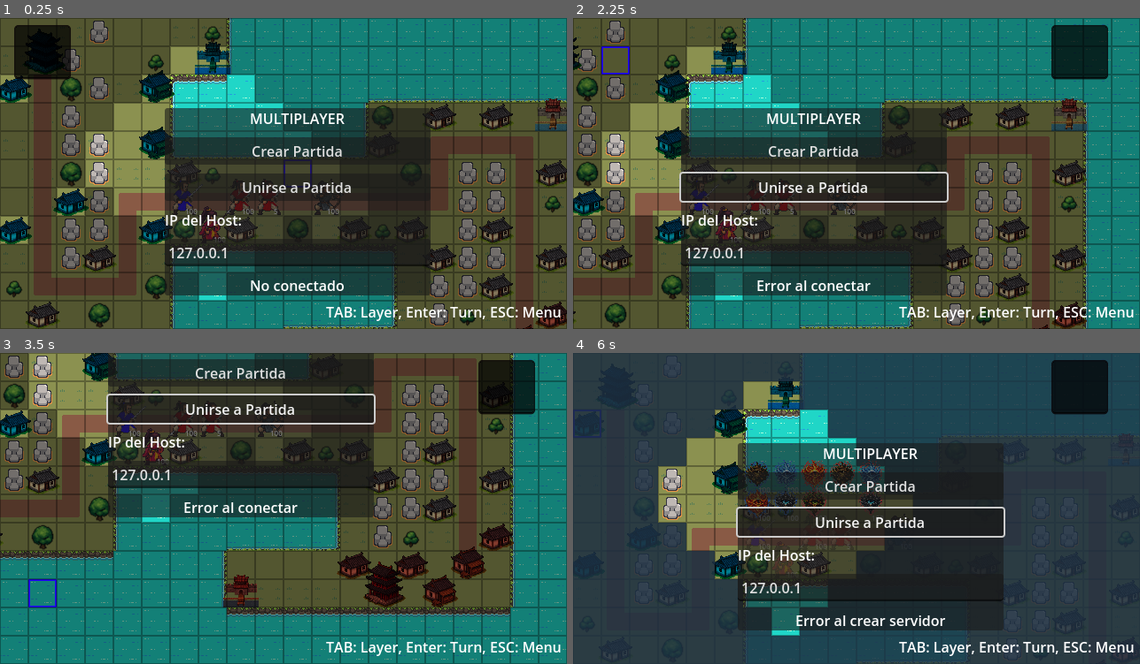
Above: before the commit, frames 1-4 (two rows, left to right).
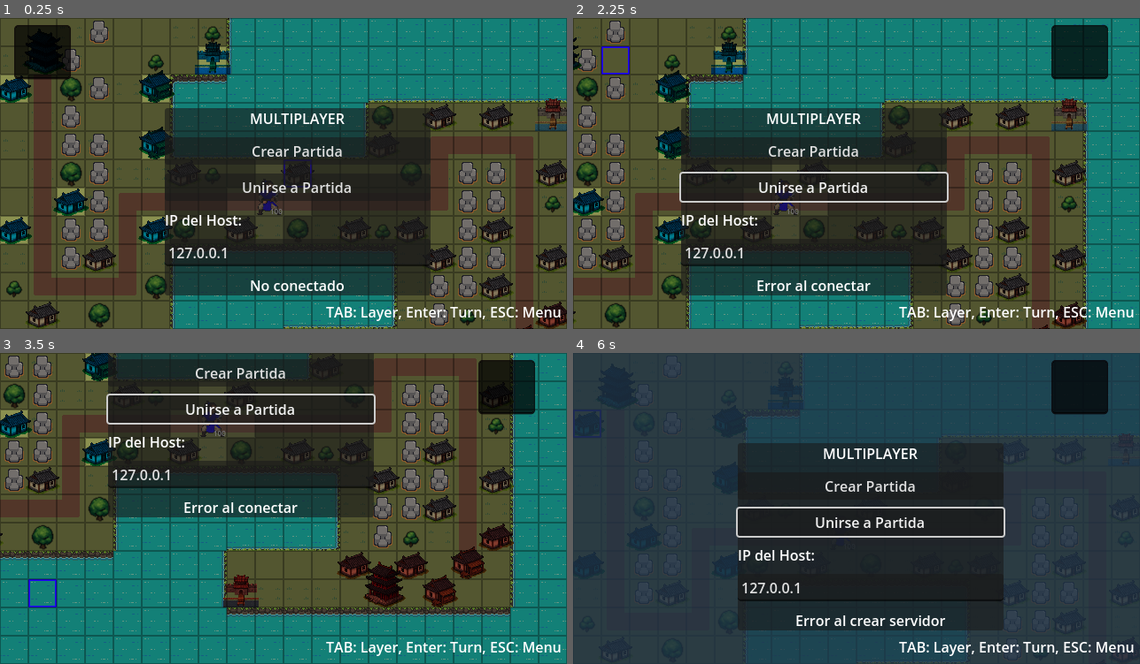
Above: after the commit, the same moments.

Repository: Rheticu/ProjectCocoa
Game: Godot game, scene res://scenes/Mains/PVPMain1.tscn
The game is run twice, just before and just after one commit, with the same random seed, the same clock (stepped at 60 frames per second) and the same inputs.
Inputs (mouse positions are in pixels of both pictures, inside the frame that each line leads up to):
- Up to frame 1 (0.25 s): no input
- Up to frame 2 (2.25 s): click "Crear Partida" at 0.5 s; click "Unirse a Partida" at 1.25 s; tap Enter (Enter) at 2 s; move the mouse to (618, 61) at 2.02 s; press the mouse at (618, 61) at 2.03 s; hold D (move_right) from 2.03 s (still down)
- Up to frame 3 (3.5 s): right-click (45, 396) at 2.3 s; tap Space at 2.75 s; move the mouse to (45, 592) at 2.77 s; release D (move_right) at 2.78 s; release the mouse at (45, 592) at 2.78 s; hold S (move_down) from 2.78 s (still down); right-click (45, 592) at 2.85 s; click (45, 592) at 3.05 s
- Up to frame 4 (6 s): tap Enter (Enter) at 3.5, 5 s; move the mouse to (675, 452) at 3.52 s; release S (move_down) at 3.53 s; hold D (move_right) 3.53-4.28 s; hold Enter (Enter) 3.53-4.28 s; click (675, 452) at 3.67 s; right-click (675, 452) at 3.8 s; tap Space at 4.25, 5.75 s; move the mouse to (697, 396) at 4.27 s; hold W (move_up) 4.28-5.03 s; click (697, 396) at 4.35 s; move the mouse to (901, 480) at 5.02 s; hold Right mouse button (RMClick) 5.03-5.78 s; hold A (move_left) from 5.03 s (still down); click (901, 480) at 5.17 s; move the mouse to (584, 424) at 5.77 s; tap Tab (Tab) at 5.85 s

The runs differ from the first frame. In frame 1, 9.1% of the frame differs, in the area x 15-60%, y 9-91%; in frame 2, 9.0%; in frame 3, 4.8%; in frame 4, 13%.

Commit message:
Seeral bug fixes.

Diff:
--- a/scenes/Mains/PVPMain1.tscn
+++ b/scenes/Mains/PVPMain1.tscn
@@ -20,11 +20,8 @@
 [ext_resource type="Texture2D" uid="uid://bq0tjjbhueml5" path="res://art/units/Sword1_Blue.png" id="17_t35fj"]
 [ext_resource type="Texture2D" uid="uid://cuuupeastpfwi" path="res://art/ui/Azul-2.png" id="17_ta15e"]
 [ext_resource type="Texture2D" uid="uid://sxitdcwrhrcj" path="res://art/units/Sword1_Red.png" id="18_6vq0k"]
-[ext_resource type="PackedScene" uid="uid://cuf1c4vjray5e" path="res://scenes/units/Archer.tscn" id="19_57kmi"]
 [ext_resource type="Texture2D" uid="uid://dtdwjl5542sfv" path="res://art/ui/Azul1.png" id="19_aamli"]
-[ext_resource type="PackedScene" uid="uid://cwuvcd8l431ts" path="res://scenes/units/Spear.tscn" id="20_l2b3n"]
 [ext_resource type="PackedScene" uid="uid://bntl4xh52v78l" path="res://scenes/UI/HUD.tscn" id="20_rd7is"]
-[ext_resource type="PackedScene" uid="uid://byh7snpnf3bsp" path="res://scenes/units/Raider.tscn" id="20_t35fj"]
 [ext_resource type="PackedScene" uid="uid://de8ekkjxtbtho" path="res://scenes/UI/PauseMenu.tscn" id="21_50gm2"]
 [ext_resource type="Texture2D" uid="uid://cimgomiw77yli" path="res://art/ui/Grid.png" id="22_6ip0j"]
 [ext_resource type="Script" uid="uid://besjo1x5nximl" path="res://scripts/camera_script.gd" id="24_fikkh"]
@@ -706,6 +703,7 @@
 tile_set = SubResource("TileSet_t1nah")
 
 [node name="FogOfWar" type="TileMap" parent="MapLayer"]
+visible = false
 modulate = Color(1, 1, 1, 0.403922)
 z_index = 4
 tile_set = SubResource("TileSet_r675b")
@@ -784,6 +782,9 @@
 [node name="City9" parent="MapLayer/Buildings" instance=ExtResource("13_vl358")]
 position = Vector2(272, 240)
 
+[node name="City23" parent="MapLayer/Buildings" instance=ExtResource("13_vl358")]
+position = Vector2(336, 176)
+
 [node name="City3" parent="MapLayer/Buildings" instance=ExtResource("13_vl358")]
 position = Vector2(80, 208)
 team = 1
@@ -822,32 +823,18 @@
 [node name="Units" type="Node2D" parent="."]
 z_index = 5
 
-[node name="Sword3" parent="Units" instance=ExtResource("16_4nerc")]
-position = Vector2(272, 208)
-team = 2
-
-[node name="Sprite2D" parent="Units/Sword3" index="0"]
-texture = ExtResource("18_6vq0k")
-
-[node name="Sword6" parent="Units" instance=ExtResource("16_4nerc")]
+[node name="Sword4" parent="Units" instance=ExtResource("16_4nerc")]
 position = Vector2(304, 208)
-health = 5
-team = 2
-
-[node name="Sprite2D" parent="Units/Sword6" index="0"]
-texture = ExtResource("18_6vq0k")
-
-[node name="Sword4" parent="Units" instance=ExtResource("16_4nerc")]
-position = Vector2(208, 208)
 
 [node name="Sprite2D" parent="Units/Sword4" index="0"]
 texture = ExtResource("17_t35fj")
 
-[node name="Archer" parent="Units" instance=ExtResource("19_57kmi")]
+[node name="Sword8" parent="Units" instance=ExtResource("16_4nerc")]
 position = Vector2(368, 208)
-
-[node name="Spear" parent="Units" instance=ExtResource("20_l2b3n")]
-position = Vector2(240, 240)
+team = 2
+
+[node name="Sprite2D" parent="Units/Sword8" index="0"]
+texture = ExtResource("18_6vq0k")
 
 [node name="RaiderLayer" type="Node2D" parent="."]
 visible = false
@@ -869,45 +856,6 @@
 
 [node name="RaiderUnits" type="Node2D" parent="."]
 z_index = 14
-
-[node name="Raider" parent="RaiderUnits" instance=ExtResource("20_t35fj")]
-position = Vector2(240, 144)
-raider_element = 2
-
-[node name="Raider3" parent="RaiderUnits" instance=ExtResource("20_t35fj")]
-position = Vector2(208, 176)
-
-[node name="Raider4" parent="RaiderUnits" instance=ExtResource("20_t35fj")]
-position = Vector2(240, 176)
-raider_element = 1
-
-[node name="Raider5" parent="RaiderUnits" instance=ExtResource("20_t35fj")]
-position = Vector2(208, 144)
-raider_element = 0
-
-[node name="Raider6" parent="RaiderUnits" instance=ExtResource("20_t35fj")]
-position = Vector2(336, 144)
-raider_element = 2
-team = 2
-
-[node name="Raider7" parent="RaiderUnits" instance=ExtResource("20_t35fj")]
-position = Vector2(272, 176)
-raider_element = 3
-team = 2
-
-[node name="Raider8" parent="RaiderUnits" instance=ExtResource("20_t35fj")]
-position = Vector2(272, 144)
-team = 2
-
-[node name="Raider9" parent="RaiderUnits" instance=ExtResource("20_t35fj")]
-position = Vector2(336, 176)
-raider_element = 1
-team = 2
-
-[node name="Raider10" parent="RaiderUnits" instance=ExtResource("20_t35fj")]
-position = Vector2(304, 144)
-raider_element = 0
-team = 2
 
 [node name="UI" type="Node2D" parent="."]
 
@@ -950,6 +898,5 @@
 script = ExtResource("24_fikkh")
 metadata/_edit_lock_ = true
 
-[editable path="Units/Sword3"]
-[editable path="Units/Sword6"]
 [editable path="Units/Sword4"]
+[editable path="Units/Sword8"]
--- a/scripts/HUD_script.gd
+++ b/scripts/HUD_script.gd
@@ -117,11 +117,11 @@
 	var team = main.player_id
 
 	if team == 1:
-		funds_label.text = "Funds: %d" % main.team1_funds
-		income_label.text = "Income: %d" % main.team1_income
+		funds_label.text = "$: %dk" % (main.team1_funds/1000)
+		income_label.text = "+$: %dk" % (main.team1_income/1000)
 	elif team == 2:
-		funds_label.text = "Funds: %d" % main.team2_funds
-		income_label.text = "Income: %d" % main.team2_income
+		funds_label.text = "$: %dk" % (main.team2_funds/1000)
+		income_label.text = "+$: %dk" % (main.team2_income/1000)
 
 func _on_unit_info_panel_mouse_entered() -> void:
 	if unit_info_panel.position.x < 100:
@@ -141,15 +141,15 @@
 
 	match element_name:
 		"FIRE":
-			element_label.modulate = Color(1, 0.5, 0.5)
+			element_label.modulate = Color(0.905, 0.0, 0.213, 1.0)
 		"WATER":
 			element_label.modulate = Color(0.502, 0.988, 1.0, 1.0)
 		"WOOD":
-			element_label.modulate = Color(0.4, 0.8, 0.4)
+			element_label.modulate = Color(0.13, 0.827, 0.397, 1.0)
 		"EARTH":
-			element_label.modulate = Color(0.6, 0.4, 0.2)
+			element_label.modulate = Color(0.513, 0.338, 0.162, 1.0)
 		"METAL":
-			element_label.modulate = Color(0.9, 0.9, 0.5)
+			element_label.modulate = Color(0.968, 0.862, 0.106, 1.0)
 
 func show_turn_message(message: String):
 	turn_label.visible = true
--- a/scripts/PVPmain.gd
+++ b/scripts/PVPmain.gd
@@ -95,7 +95,7 @@
 		"RIVER": 2,
 		"FOREST": 2,
 		"OCEAN": 99,
-		"CITY": 1,
+		"BUILDING": 1,
 	},
 	"Archer": {
 		"PLAINS": 1,
@@ -105,7 +105,7 @@
 		"RIVER": 2,
 		"FOREST": 2,
 		"OCEAN": 99,
-		"CITY": 1,
+		"BUILDING": 1,
 	},
 	"Spear": {
 		"PLAINS": 1,
@@ -115,7 +115,7 @@
 		"RIVER": 2,
 		"FOREST": 2,
 		"OCEAN": 99,
-		"CITY": 1,
+		"BUILDING": 1,
 	},
 	"Raider": {
 		"PLAINS": 1,
@@ -125,7 +125,7 @@
 		"RIVER": 1,
 		"WALL": 1,
 		"OCEAN": 1,
-		"CITY": 1,
+		"BUILDING": 1,
 	},
 	"Junker": {
 		"PLAINS": 99,
@@ -134,16 +134,16 @@
 		"RIVER": 99,
 		"ROAD": 99,
 		"OCEAN": 1,
-		"CITY": 99,
+		"BUILDING": 99,
 	},
 	"Cannon": {
 		"PLAINS": 2,
-		"MOUNTAIN": 3,
+		"MOUNTAIN": 99,
 		"FOREST": 3,
 		"RIVER": 99,
 		"ROAD": 1,
 		"OCEAN": 99,
-		"CITY": 1,
+		"BUILDING": 1,
 	},
 }
 const TILE_DEFENSE_BONUS = {
@@ -153,7 +153,8 @@
 	"WALL": 99,
 	"PLAINS": 4,
 	"RIVER": -4,
-	"OCEAN": 4
+	"OCEAN": 4,
+	"BUILDING":10
 }
 
 ### ========================== ACTIVE CONTEXT ========================== ###
@@ -189,7 +190,7 @@
 func _ready():
 	# Configurar multiplayer
 	setup_multiplayer()
-
+	fog_tilemap.visible = true
 	# DETECTAR MAPA (con fallback)
 	var map_tilemap = $MapLayer/Map
 	var used_rect = map_tilemap.get_used_rect()
@@ -617,6 +618,8 @@
 				unit.grid_position = final_pos
 				unit.global_position = Vector2(final_pos * 32) + Vector2(16, 16)
 				show_ambush_effect(unit.global_position)
+				if multiplayer.multiplayer_peer != null:
+					rpc("sync_ambush_effect", unit.global_position)
 				unit.current_state = MapUnit.UnitState.MOVED
 				unit.update_visual_state()
 
@@ -787,6 +790,8 @@
 					unit.grid_position = final_pos
 					unit.global_position = Vector2(final_pos * 32) + Vector2(16, 16)
 					show_ambush_effect(unit.global_position)
+					if multiplayer.multiplayer_peer != null:
+						rpc("sync_ambush_effect", unit.global_position)
 					unit.current_state = MapUnit.UnitState.MOVED
 					unit.update_visual_state()
 
@@ -945,6 +950,12 @@
 func get_terrain_at(pos: Vector2i) -> String:
 	if not _in_bounds(pos):
 		return "PLAINS"
+
+	# 👇 NUEVO: Verificar si hay un building
+	for building in $MapLayer/Buildings.get_children():
+		if building.building_position == pos:
+			return "BUILDING"
+
 	var feature_data = $MapLayer/TerrainFeatures.get_cell_tile_data(0, pos)
 	if feature_data:
 		var terrain = feature_data.get_custom_data("terrain_type")
@@ -1095,11 +1106,16 @@
 					return unit
 	return null
 
+@rpc("any_peer", "reliable", "call_local")
+func sync_ambush_effect(_position: Vector2):
+	show_ambush_effect(_position)
+
 func show_ambush_effect(unit_pos: Vector2):
 	var exclaim = Sprite2D.new()
 	exclaim.texture = preload("res://art/ui/Exclamation.png")
 	exclaim.position = unit_pos + Vector2(0, -32)
 	exclaim.scale = Vector2(.06, .06)
+	exclaim.z_index = 20
 	add_child(exclaim)
 
 	var tween = create_tween()
@@ -1335,7 +1351,7 @@
 			close_menu_production.emit()
 
 		if is_action_mode():
-			if not raider_view_enabled:
+			if selected_unit and selected_unit.is_raider() and not raider_view_enabled:
 				toggle_raider_view()
 			for unit in active_units.get_children():
 				if unit.current_state == MapUnit.UnitState.SELECTED:
--- a/scripts/building_script.gd
+++ b/scripts/building_script.gd
@@ -130,10 +130,11 @@
 		return
 
 	for unit in main.all_units:
-		if ((unit.grid_position == building_position and not unit.is_raider())
+		if ((unit.grid_position == building_position and not unit.is_raider() and building_type != "HQ")
 			or unit.current_state == unit.UnitState.SELECTED
 			or unit.grid_position == building_position and unit.is_raider() and building_type == "HQ"):
 			return
+
 
 	if (not main.raider_view_enabled
 		and not main.is_menu_open
--- a/scripts/unit_script.gd
+++ b/scripts/unit_script.gd
@@ -249,10 +249,13 @@
 	var base_defense = defense
 	var tile_bonus = 0
 
-	if main and main.has_method("get_terrain_at"):
-		var terrain = main.get_terrain_at(grid_position)
-		if terrain in main.TILE_DEFENSE_BONUS:
-			tile_bonus = main.TILE_DEFENSE_BONUS[terrain]
+	if not is_raider():
+		if main and main.has_method("get_terrain_at"):
+			var terrain = main.get_terrain_at(grid_position)
+			if terrain in main.TILE_DEFENSE_BONUS:
+				tile_bonus = main.TILE_DEFENSE_BONUS[terrain]
+	else:
+		tile_bonus = 0
 
 	if shield_turns == 0:
 		return base_defense + tile_bonus
Not shown: 1 places in scenes/Mains/PVPMain1.tscn that only renumber resources
